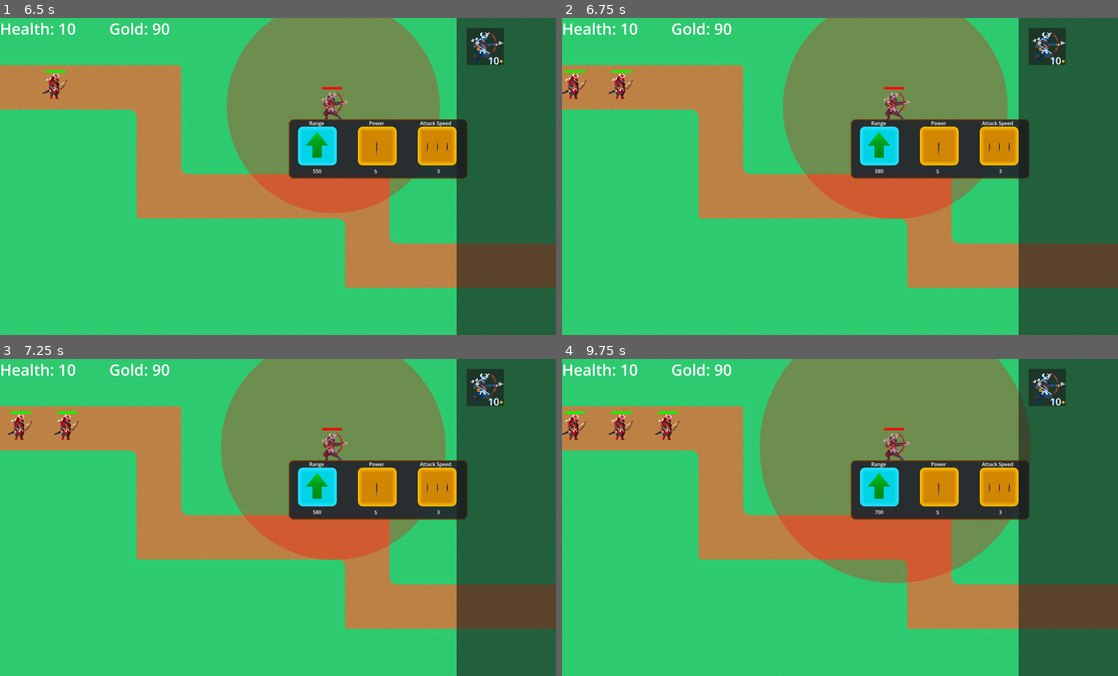
Above: before the commit, frames 1-4 (two rows, left to right).
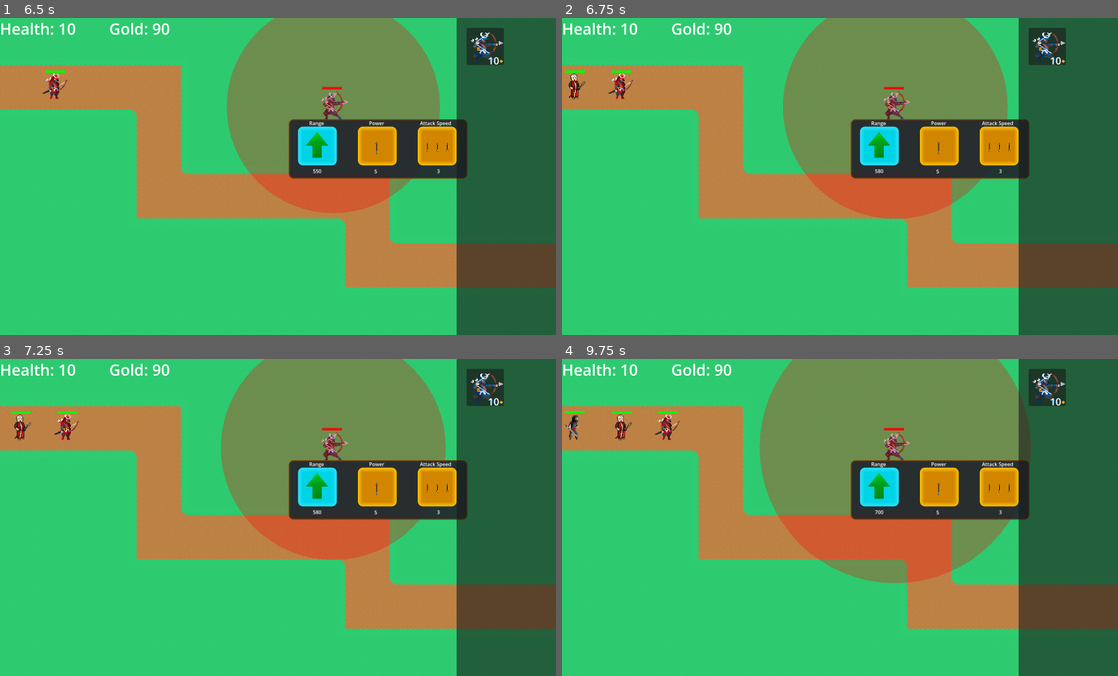
Above: after the commit, the same moments.

Repository: tt23aaz/Shogun-Defence
Game: Godot game, scene res://main_menu.tscn
Same seed, same stepped clock (60 frames per second), same inputs: the game is played once before the commit and once after it.
Inputs (mouse positions are in pixels of both pictures, inside the frame that each line leads up to):
- Up to frame 1 (6.5 s): click "Play" at 0.5 s; tap Enter at 1.25 s; drag from (483, 46) to (333, 106) at 1.27 s; drag from (333, 106) to (250, 239) at 2.02 s; click "400" at 2.75 s; click "430" at 3.5 s; click "460" at 4.25 s; click "490" at 5 s; click "520" at 5.75 s
- Up to frame 2 (6.75 s): click "550" at 6.5 s
- Up to frame 3 (7.25 s): no input
- Up to frame 4 (9.75 s): click "580" at 7.25 s; click "610" at 8 s; click "640" at 8.75 s; click "670" at 9.5 s

Frame 1 is identical in both runs. In frame 2, 0.2% of the frame differs, in the area x 0-5%, y 17-26%; in frame 3, 0.2%; in frame 4, 0.3%, in the area x 0-13%, y 16-26%.

Commit message:
Created a temp spawner for the different enemies

Diff:
--- a/PathSpawner.gd
+++ b/PathSpawner.gd
@@ -1,7 +1,29 @@
 extends Node2D
 
-@onready var path = preload("res://mobs/Stage 1.tscn")
+@onready var path_1 = preload("res://mobs/Stage 1.tscn")
+@onready var path_2 = preload("res://mobs/Stage 2.tscn")
+@onready var path_3 = preload("res://mobs/Stage 3.tscn")
+@onready var path_4 = preload("res://mobs/Stage 4.tscn")
 
-func _on_timer_timeout():
-	var tempPath = path.instantiate()
-	add_child(tempPath)
+func _on_timer_timeout() -> void:
+	$Timer.stop()
+
+	for i in range(1):
+		var temp_path = path_1.instantiate()
+		add_child(temp_path)
+		await get_tree().create_timer(3.0).timeout
+
+	for i in range(1):
+		var temp_path_2 = path_2.instantiate()
+		add_child(temp_path_2)
+		await get_tree().create_timer(3.0).timeout
+
+	for i in range(1):
+		var temp_path_3 = path_3.instantiate()
+		add_child(temp_path_3)
+		await get_tree().create_timer(3.0).timeout
+
+	for i in range(1):
+		var temp_path_4 = path_4.instantiate()
+		add_child(temp_path_4)
+		await get_tree().create_timer(3.0).timeout
